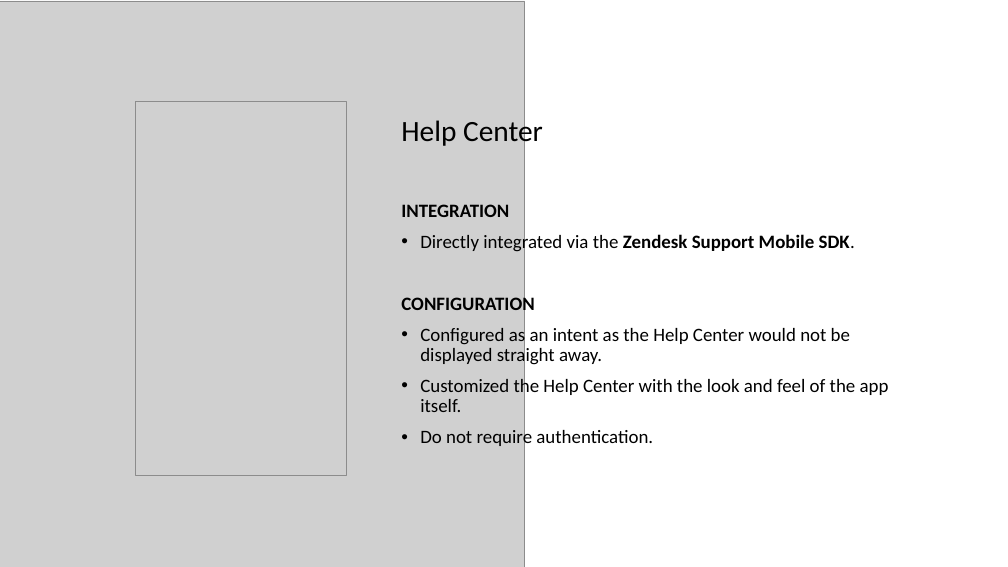
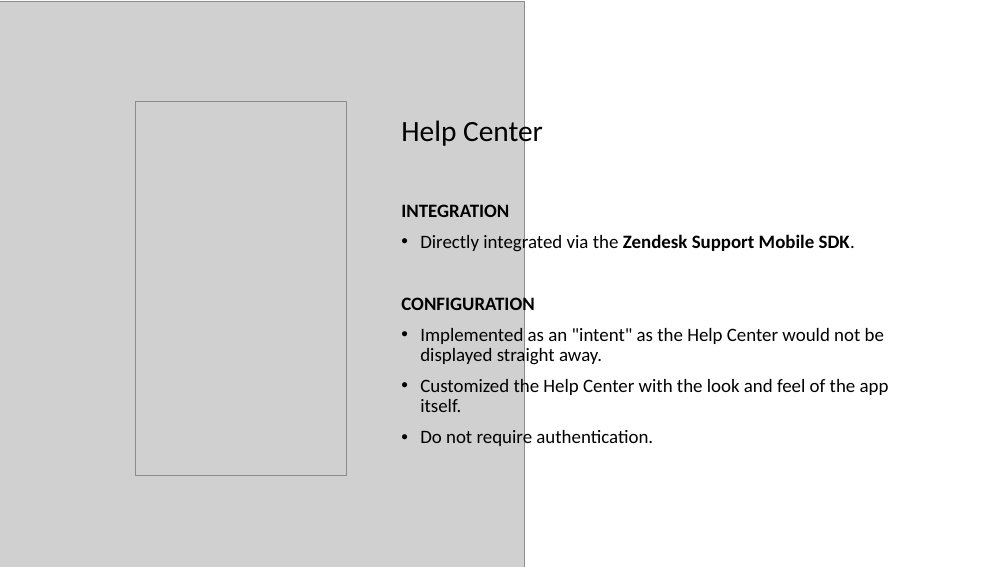
Before and after one commit to michaelodonnell/zendesk-exercise, a slide deck: slide 12 of Presentation + App/Presentation.pptx (slide 11 before the commit). Drawn at 1008x567 pixels with LibreOffice and Linux fonts; fonts in the diff are those of the drawing; grey boxes stand for pictures. Boxes give left, top, right and bottom in pixels: in the first picture for what was removed or moved away, otherwise in the second. Text is boxed around its words. In the diff, an @@ line names an element or a change of style, - is before the commit and + after.

```diff
--- a/Presentation + App/Presentation.pptx
+++ b/Presentation + App/Presentation.pptx
@@ text at (x1=420, y1=328, x2=884, y2=366): text changed @@
-• Configured as an intent as the Help Center would not be displayed straight away.
+• Implemented as an "intent" as the Help Center would not be displayed straight away.
```
Also in this commit, not shown: 8 other slides changed, 4 slides added.
